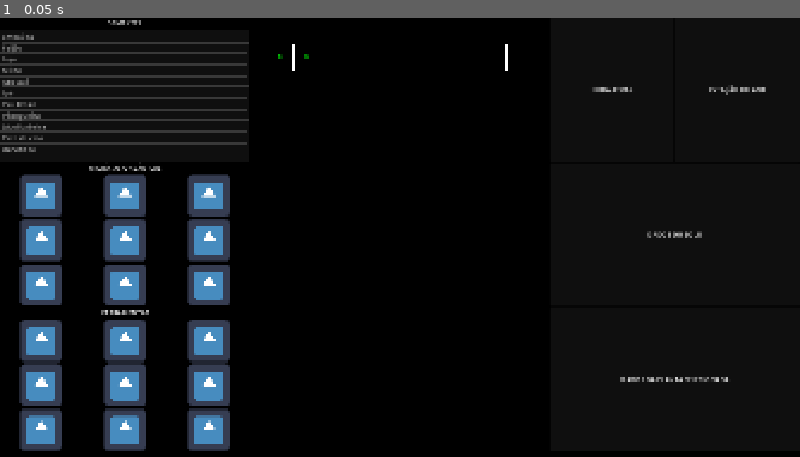
Above: before the commit, frame 1.
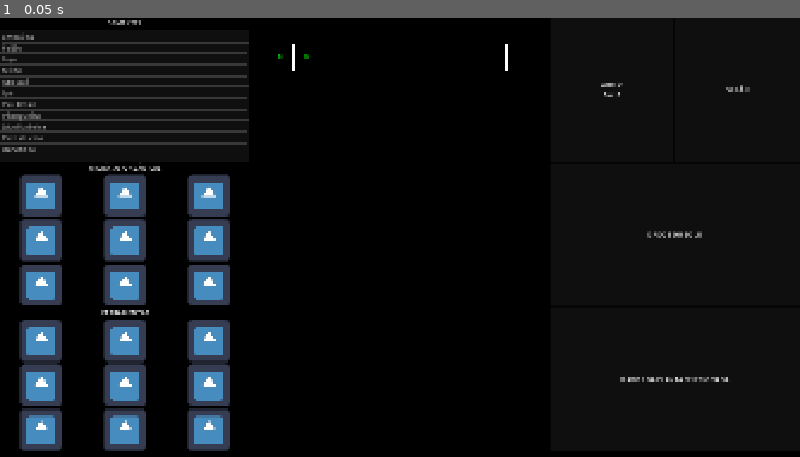
Above: after the commit, the same moment.

Repository: gamourao/uirapuru
Game: Godot game, scene res://jogo.tscn
The game is run twice, just before and just after one commit, with the same random seed, the same clock (stepped at 60 frames per second) and the same inputs. The project has no main scene, so this scene is started directly. The engine's default icon, where the game draws it, is replaced by a stand-in: a white triangle on a blue panel in a dark square.
Inputs:
- Up to frame 1 (0.05 s): no input

The runs differ from the first frame. In frame 1, 0.1% of the frame differs, in the area x 74-96%, y 14-18%.

Commit message:
Add files via upload

Diff:
--- a/embauba.gd
+++ b/embauba.gd
@@ -1,46 +1,64 @@
 extends Node2D
 
-enum GrowthStage { SEMENTE, BROTO, MUDA, JOVEM, ADULTA }
+var estagio_crescimento = [["SEMENTE", 0.2], ["BROTO", 0.3], ["MUDA", 0.5], ["JOVEM", 1], ["ADULTA", 8]]
 
-var dados = {"nome" : "EMBAÚBA",
+var grafico = [
+			"   \n o \n   ",
+			"   \n | \n o \n   ",
+			"  O \n -|-\n  | \n",
+			" \\|/ \n--O--\n /|\\ \n  |  \n",
+			"//|\\\\\n// O \\\\\n  /|\\ \n   |  \n",
+			"><"
+			]
+
+var dados = {
+			"nome" : "EMBAÚBA",
 			"estagio" : "SEMENTE"
 			}
 
-var current_stage: int = GrowthStage.SEMENTE
+var solo_em_que_esta = {}
+
+var estagio_atual: int = 0
 var growth_progress: float = 0.0
-var growth_speed: float = 0.1  # Ajuste conforme necessário
+var velocidade_crescimento: float  # Ajuste conforme necessário
+var influencia_do_solo: float
+
+@export var idade_adulta = 4
+var morte = false
 
 func _ready():
 	update_visual()
+	var variacao_velocidade = randf_range(0.8,1.2)
+	velocidade_crescimento = 1.0 / 60.0 * variacao_velocidade
 
 func _process(delta):
-	if current_stage < GrowthStage.ADULTA:
-		growth_progress += growth_speed * delta
-		if growth_progress >= 1.0:
+	cresce(delta)
+
+func cresce(delta):
+	if not morte:
+		_pega_dados_solo()
+		growth_progress += (velocidade_crescimento + influencia_do_solo) * delta
+		if growth_progress >= estagio_crescimento[estagio_atual][1]:
 			growth_progress = 0.0
-			current_stage += 1
-			dados["estagio"] = str(current_stage)
+			estagio_atual += 1
+			if estagio_atual + 1 <= estagio_crescimento.size():
+				dados["estagio"] = estagio_crescimento[estagio_atual][0]
+				Globais.planta_atualiada.emit(self)
+			else:
+				morte = true
+				dados["estagio"] = "MORTA"
+
 			update_visual()
 
+
 func update_visual():
-	match current_stage:
-		GrowthStage.SEMENTE:
-			set_visual("   \n o \n   ")
-		GrowthStage.BROTO:
-			set_visual("   \n | \n o \n   ")
-		GrowthStage.MUDA:
-			set_visual("  O \n -|-\n  | \n")
-		GrowthStage.JOVEM:
-			set_visual(" \\|/ \n--O--\n /|\\ \n  |  \n")
-		GrowthStage.ADULTA:
-			set_visual("//|\\\\\n// O \\\\\n  /|\\ \n   |  \n")
-
-func set_visual(ascii_art: String):
-	# Aqui você atualiza o componente de texto do seu node
-	# Dependendo de como você está renderizando o texto
-	$TextLabel.text = ascii_art
+	$TextLabel.text = grafico[estagio_atual]
 
 
 func _on_area_2d_mouse_entered() -> void:
 	Globais.planta_selecionada.emit(self)
 	pass # Replace with function body.
+
+func _pega_dados_solo():
+	if solo_em_que_esta.size() > 1:
+		influencia_do_solo = 0.25 * solo_em_que_esta["nitrogenio"] * solo_em_que_esta["fosforo"] * solo_em_que_esta["potassio"] * solo_em_que_esta["umidade"]
--- a/embauba.tscn
+++ b/embauba.tscn
@@ -3,7 +3,7 @@
 [ext_resource type="Script" uid="uid://oqfgskv0rwuk" path="res://embauba.gd" id="1_ttnvv"]
 
 [sub_resource type="RectangleShape2D" id="RectangleShape2D_ttnvv"]
-size = Vector2(64, 64)
+size = Vector2(62, 62)
 
 [node name="embauba" type="Node2D"]
 script = ExtResource("1_ttnvv")
@@ -29,9 +29,9 @@
 horizontal_alignment = 1
 vertical_alignment = 2
 
-[node name="Area2D" type="Area2D" parent="."]
+[node name="Area2D" type="Area2D" parent="." groups=["plantas"]]
 
-[node name="CollisionShape2D" type="CollisionShape2D" parent="Area2D"]
+[node name="CollisionShape2D" type="CollisionShape2D" parent="Area2D" groups=["plantas"]]
 shape = SubResource("RectangleShape2D_ttnvv")
 
 [connection signal="mouse_entered" from="Area2D" to="." method="_on_area_2d_mouse_entered"]
--- /dev/null
+++ b/estação.gd
@@ -0,0 +1,12 @@
+extends Label
+
+
+# Called when the node enters the scene tree for the first time.
+func _ready() -> void:
+	pass # Replace with function body.
+
+
+# Called every frame. 'delta' is the elapsed time since the previous frame.
+func _process(delta: float) -> void:
+	text = Globais.estacao
+	pass
--- a/globais.gd
+++ b/globais.gd
@@ -1,4 +1,29 @@
 extends Node
 
-signal  solo_selecionado(solo)
+signal solo_selecionado(solo)
 signal planta_selecionada(planta)
+signal planta_atualiada(planta)
+signal solo_atualizado(solo)
+
+var tempo : float = 365.0 / 60
+var dia : float
+var ano : int
+var estacao : String
+
+# Called every frame. 'delta' is the elapsed time since the previous frame.
+func _process(delta: float) -> void:
+	dia += tempo * delta
+	if dia >= 365:
+		ano += 1
+		dia = 0
+
+	if dia <= 79:
+		estacao = "VERÃO"
+	elif dia <= 150:
+		estacao = "OUTONO"
+	elif dia <= 242:
+		estacao = "INVERNO"
+	elif dia <= 333:
+		estacao = "PRIMAVERA"
+	else:
+		estacao = "VERÃO"
--- /dev/null
+++ b/hora.gd
@@ -0,0 +1,12 @@
+extends Label
+
+
+# Called when the node enters the scene tree for the first time.
+func _ready() -> void:
+	pass # Replace with function body.
+
+# Called every frame. 'delta' is the elapsed time since the previous frame.
+func _process(delta: float) -> void:
+	var texto = "Ano: " + str(Globais.ano) + "\nDia: " + str(int(Globais.dia))
+	text = texto
+pass
--- a/infos.tscn
+++ b/infos.tscn
@@ -1,6 +1,8 @@
-[gd_scene load_steps=3 format=3 uid="uid://benqld2xvbkpg"]
+[gd_scene load_steps=5 format=3 uid="uid://benqld2xvbkpg"]
 
 [ext_resource type="Script" uid="uid://yveghnhvmoo0" path="res://planta.gd" id="1_ek0vb"]
+[ext_resource type="Script" uid="uid://bojxxodk6boxw" path="res://hora.gd" id="1_kkfdx"]
+[ext_resource type="Script" uid="uid://cyoqnwrcpsaqt" path="res://estação.gd" id="2_obuaq"]
 
 [sub_resource type="GDScript" id="GDScript_3yukq"]
 script/source = "extends Label
@@ -52,6 +54,7 @@
 text = "HORA ATUAL"
 horizontal_alignment = 1
 vertical_alignment = 1
+script = ExtResource("1_kkfdx")
 
 [node name="painel_estacao" type="Panel" parent="status_dia"]
 layout_mode = 2
@@ -69,6 +72,7 @@
 text = "ESTAÇÃO DO ANO"
 horizontal_alignment = 1
 vertical_alignment = 1
+script = ExtResource("2_obuaq")
 
 [node name="painel_solo" type="Panel" parent="."]
 layout_mode = 2
--- /dev/null
+++ b/jogo.gd
@@ -0,0 +1,20 @@
+extends Node2D
+
+var ano = 0 #20 anos ao todo; um minuto por ano
+var tempo = 0
+
+
+# Called when the node enters the scene tree for the first time.
+func _ready() -> void:
+	pass # Replace with function body.
+
+
+# Called every frame. 'delta' is the elapsed time since the previous frame.
+func _process(delta: float) -> void:
+	tempo += delta
+	pass
+
+
+func _on_passa_ano_timeout() -> void:
+	ano += 1
+	pass # Replace with function body.
--- a/jogo.tscn
+++ b/jogo.tscn
@@ -1,11 +1,13 @@
-[gd_scene load_steps=5 format=3 uid="uid://btdli7b7c4c4d"]
+[gd_scene load_steps=6 format=3 uid="uid://btdli7b7c4c4d"]
 
 [ext_resource type="PackedScene" uid="uid://c1bna3cp1w8lx" path="res://menu_iterativo.tscn" id="1_kxg5b"]
+[ext_resource type="Script" uid="uid://bigi7u17baf2j" path="res://jogo.gd" id="1_qn35j"]
 [ext_resource type="PackedScene" uid="uid://benqld2xvbkpg" path="res://infos.tscn" id="2_evvns"]
 [ext_resource type="PackedScene" uid="uid://cjpjlcx42j735" path="res://solo.tscn" id="3_yq54j"]
 [ext_resource type="PackedScene" uid="uid://dd41g8k3grdr7" path="res://embauba.tscn" id="4_1ap6j"]
 
 [node name="jogo" type="Node2D"]
+script = ExtResource("1_qn35j")
 
 [node name="fundo" type="Polygon2D" parent="."]
 clip_children = 2
@@ -68,8 +70,14 @@
 [node name="solo10" parent="." instance=ExtResource("3_yq54j")]
 position = Vector2(1216, 64)
 
-[node name="embauba" parent="." instance=ExtResource("4_1ap6j")]
+[node name="embauba" parent="." groups=["plantas"] instance=ExtResource("4_1ap6j")]
 position = Vector2(672, 96)
 
-[node name="embauba2" parent="." instance=ExtResource("4_1ap6j")]
+[node name="embauba2" parent="." groups=["plantas"] instance=ExtResource("4_1ap6j")]
 position = Vector2(736, 96)
+
+[node name="passa_ano" type="Timer" parent="."]
+wait_time = 60.0
+autostart = true
+
+[connection signal="timeout" from="passa_ano" to="." method="_on_passa_ano_timeout"]
--- a/planta.gd
+++ b/planta.gd
@@ -1,16 +1,23 @@
 extends Label
 
 var texto = ""
+var planta : Node
 
 func _ready() -> void:
-	Globais.planta_selecionada.connect(_muda_texto)
+	Globais.planta_selecionada.connect(_muda_planta)
+	Globais.planta_atualiada.connect(_muda_texto)
 
-func _muda_texto(planta):
+func _muda_planta(selecionada):
+	planta = selecionada
+	_muda_texto(planta)
+	pass
+
+func _muda_texto(atualizado):
 	#var nitrogenio = str("%0.2f" % solo.dados["nitrogenio"])
 	#var fosforo = str(solo.dados["fosforo"])
 	#var potassio = str(solo.dados["potassio"])
 	#var humidade = str(solo.dados["umidade"])
-
-	var texto = str("Planta: ", planta.dados["nome"],
-	"\nEstágio: ", planta.dados["estagio"])
-	text = texto
+	if atualizado == planta:
+		var texto = str("Planta: ", planta.dados["nome"],
+		"\nEstágio: ", planta.dados["estagio"])
+		text = texto
--- a/solo.tscn
+++ b/solo.tscn
@@ -5,7 +5,7 @@
 [sub_resource type="RectangleShape2D" id="RectangleShape2D_4l8dm"]
 size = Vector2(64, 64)
 
-[node name="solo1" type="Area2D"]
+[node name="solo1" type="Area2D" groups=["solo"]]
 script = ExtResource("1_pdogy")
 
 [node name="CollisionShape2D" type="CollisionShape2D" parent="."]
@@ -16,4 +16,5 @@
 points = PackedVector2Array(0, 0, 64, 0, 64, 64, 0, 64, 0, 0)
 width = 1.0
 
+[connection signal="area_entered" from="." to="." method="_on_area_entered"]
 [connection signal="mouse_entered" from="." to="." method="_on_mouse_entered"]
--- a/solo_area.gd
+++ b/solo_area.gd
@@ -26,3 +26,9 @@
 func _on_mouse_entered() -> void:
 	Globais.solo_selecionado.emit(self)
 	pass # Replace with function body.
+
+
+func _on_area_entered(area: Area2D) -> void:
+	if area.is_in_group("plantas"):
+		area.get_parent().solo_em_que_esta = dados
+	pass # Replace with function body.
Not shown, added: estação.gd.uid
Not shown, added: hora.gd.uid
Not shown, added: jogo.gd.uid
